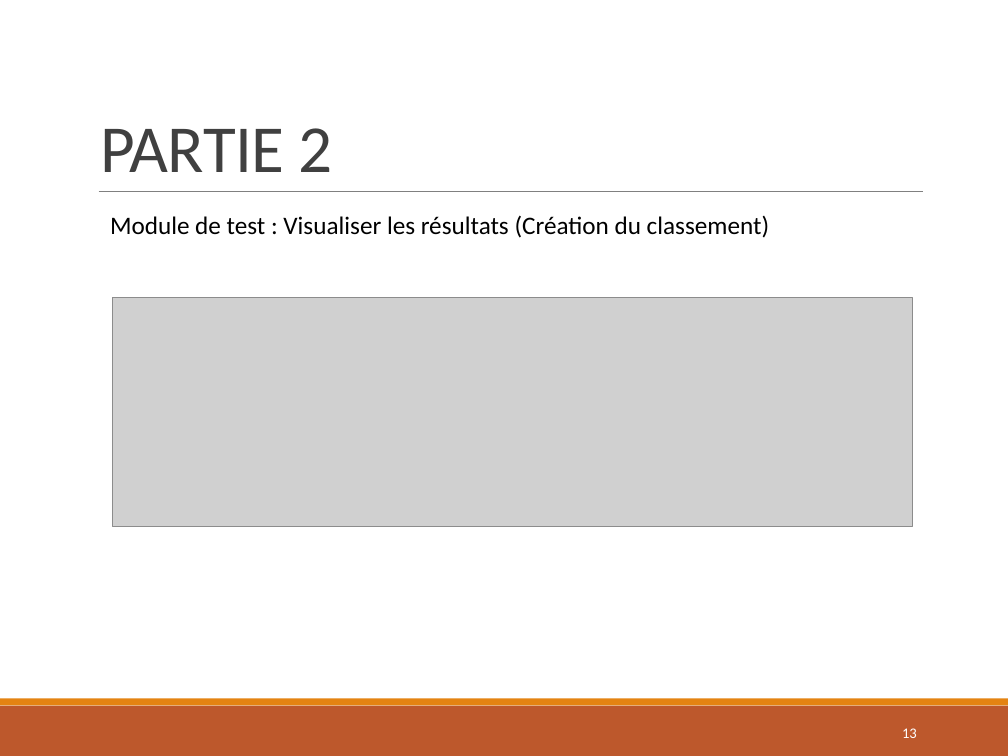
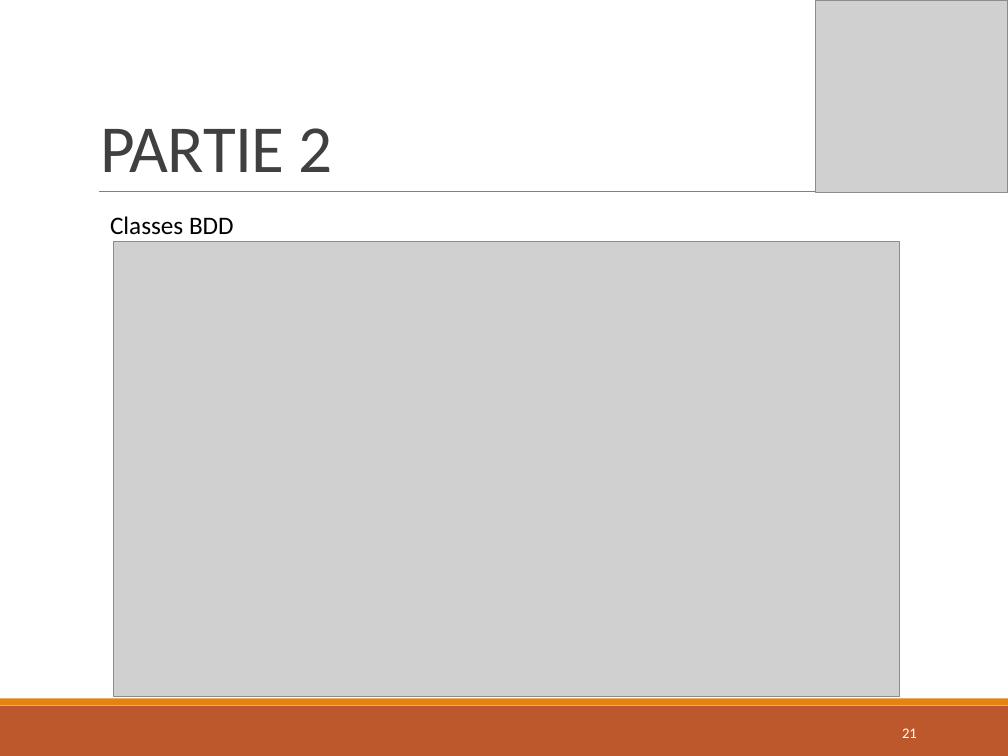
Before and after one commit to Colbert1/Projet_CrossLaPro, a slide deck: slide 21 of Ressources/Presentation_Projet_CrossLaPro_E3_Danel.pptx (slide 13 before the commit). Drawn at 1008x756 pixels with LibreOffice and Linux fonts; fonts in the diff are those of the drawing; grey boxes stand for pictures. Boxes give left, top, right and bottom in pixels: in the first picture for what was removed or moved away, otherwise in the second. Text is boxed around its words. In the diff, an @@ line names an element or a change of style, - is before the commit and + after.

```diff
--- a/Ressources/Presentation_Projet_CrossLaPro_E3_Danel.pptx
+++ b/Ressources/Presentation_Projet_CrossLaPro_E3_Danel.pptx
@@ picture added at (815, 0, 1008, 193) @@
@@ text removed at (110, 215, 769, 238) @@
-Module de test : Visualiser les résultats (Création du classement)
@@ text added at (110, 216, 234, 235), 18 pt, text #000000 @@
+Classes BDD
@@ picture added at (114, 241, 899, 697) @@
@@ picture removed at (112, 297, 911, 527) @@
@@ page number at (902, 728, 917, 738): text changed @@
-13
+21
```
Also in this commit, not shown: 12 other slides changed, 12 slides added, 1 slide removed, 10 other files.
